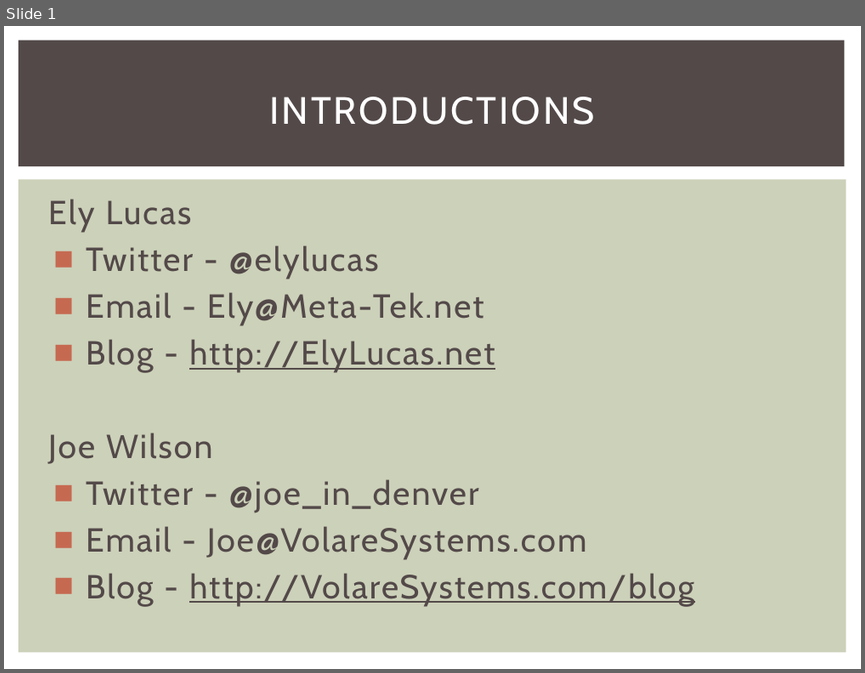
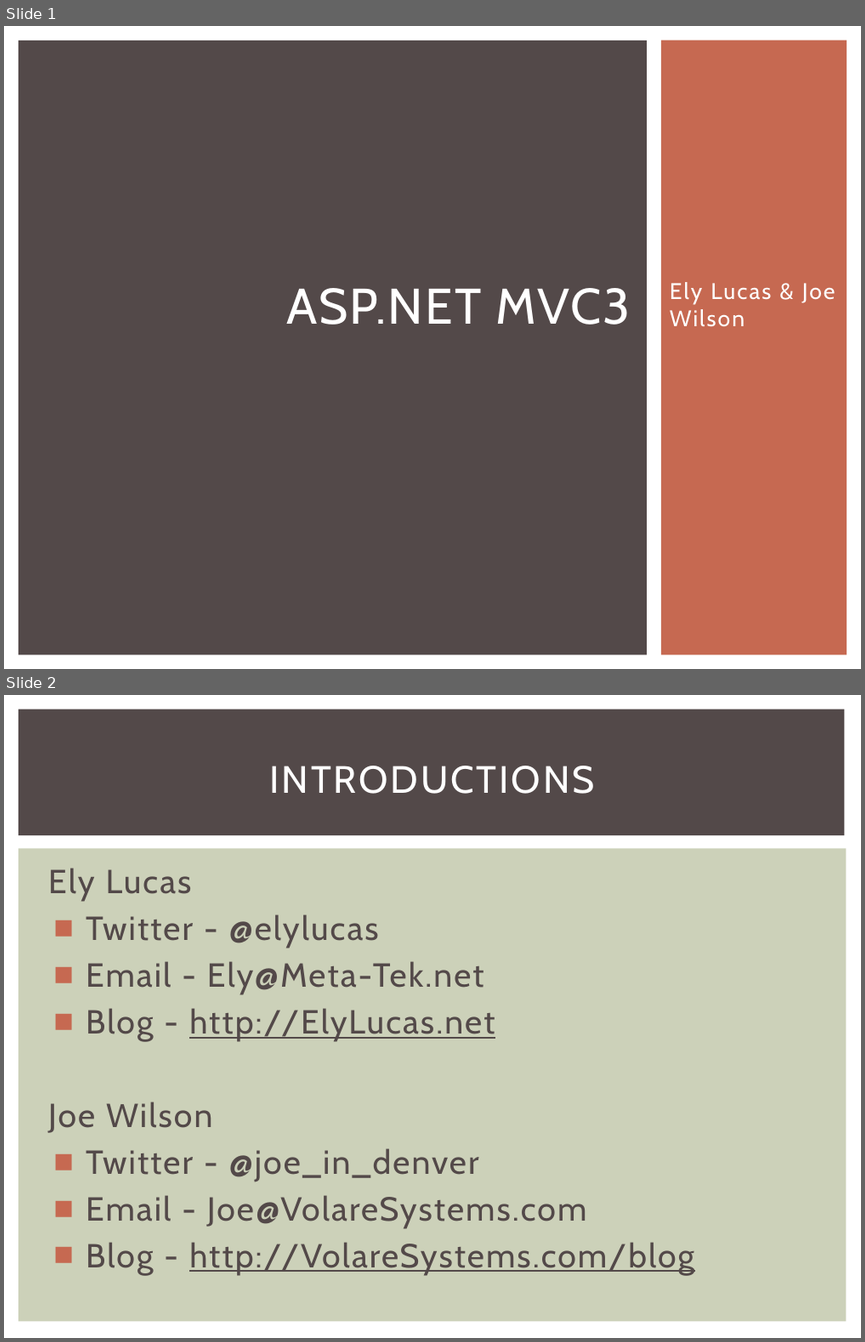
Before and after one commit to techthrowdown/Rails-vs-.NET, a slide deck: ASP.NET MVC/TechThrowdown.pptx. Shown one above the other, each under a label of ours: slide 1 before the commit, slides 1 and 2 after it. The pictures are 865x673 and 865x1342 pixels, drawn with LibreOffice and Linux fonts; fonts in the diff are those of the drawing. Boxes give left, top, right and bottom in pixels: in the first picture for what was removed or moved away, otherwise in the second. Text is boxed around its words. In the diff, an @@ line names an element or a change of style, - is before the commit and + after.

```diff
--- a/ASP.NET MVC/TechThrowdown.pptx
+++ b/ASP.NET MVC/TechThrowdown.pptx
@@ slide 1 added at box(4, 26, 861, 669), background #FFFFFF @@
@@ rectangle added at box(18, 40, 647, 655), fill #534949 @@
@@ rectangle added at box(661, 40, 847, 655), fill #C66951 @@
@@ title added at box(286, 288, 630, 324), 42 pt, text #FFFFFF @@
+ASP.NET MVC3
@@ subtitle added at box(670, 282, 835, 327), 19 pt, text #FFFFFF @@
+Ely Lucas & Joe Wilson
@@ what was slide 1 is now slide 2 @@
```
Also in this commit, not shown: 1 slide changed.
